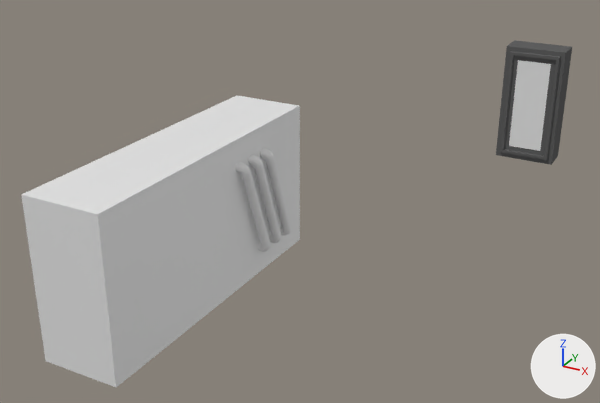
An edit to the Blender file NGJ_18/Assets/SU_Folder/blender files.blend, drawn before and after from the same camera.
Before and after are seen from a 50 mm camera at (5.18, -14.41, 4.3) aimed at (-0.14, -4.73, -0.54). The lights are fixed; the arrows at lower right show +X, +Y and +Z. The same objects are shown in both versions, whatever each file hides.

Objects in the first picture: 'Door', 'Wall1', 'Wall2'.
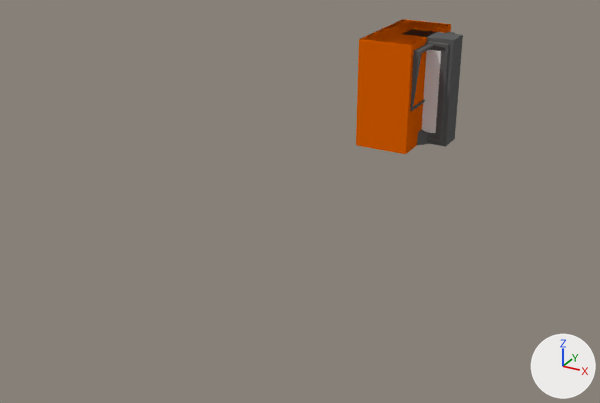
Where the newer file only moved an object's origin or applied its transform, the numbers keep the older frame.

The change, as a diff of the scene's bpy script:
```diff
--- a/NGJ_18/Assets/SU_Folder/blender files.blend.py
+++ b/NGJ_18/Assets/SU_Folder/blender files.blend.py
@@ me_cube_017 @@
 me_cube_017.from_pydata(...)  # 8 vertices, 6 faces; spans x -0.5..0.5, y -1.0..1.0, z -1.0..1.0
+me_cube_017.materials.append(mat_material_002)  # orange #e76300
@@ me_cube_013 @@
 me_cube_013.from_pydata(...)  # 48 vertices, 50 faces; spans x -0.5..0.5, y -1.17..1.17, z -1.0..1.0
 # used by ob_door; location = (1.95, 0.0, 0.0); scale = (1.0, 0.25, 1.0)
+# me_cube_013 part 1: the whole mesh is moved by (-1.95, 0.0, 0.0)
 me_cube_013.materials.append(mat_material)
@@ me_cube_009 @@
 me_cube_009.from_pydata(...)  # 56 vertices, 51 faces; spans x -1.0..0.15, y -1.0..1.0, z -1.0..1.0
 # used by ob_wall5; location = (0.0, 0.0, 0.0)
+# me_cube_009 part 2: 14 of the faces centred in x -1.0..0.0, y 0.0..1.0, z -1.0..1.0 switch from no material to mat_material_002 (orange #e76300)
+# me_cube_009 part 3: 5 of the faces centred in x -1.0..0.0, y -1.0..-0.74, z 0.0..1.0 switch from no material to mat_material_002 (orange #e76300)
+# me_cube_009 part 4: 3 of the faces centred in x -0.5..0.0, y -0.88..-0.58, z -1.0..-0.6 switch from no material to mat_material_002 (orange #e76300)
+# me_cube_009 part 5: 29 of the faces centred in x -0.48..0.15, y -0.89..0.89, z -1.0..0.89 switch from no material to mat_material_001 (dark grey #616161)
@@ ob_wall1 @@
 ob_wall1 = bpy.data.objects.new('Wall1', me_cube_017)
-ob_wall1.location = (-0.5, -8.0, 0.0)
+ob_wall1.location = (-0.5, 0.03, 0.0)
@@ ob_wall2 @@
-ob_wall2 = bpy.data.objects.new('Wall2', me_cube_015)
-ob_wall2.location = (-0.5, -6.0, 0.0)
+ob_wall2 = bpy.data.objects.new('Wall2', me_cube_009)
+ob_wall2.location = (0.0, 0.0, 0.0)
```

Pixel boxes [x1, y1, x2, y2] of what changed, in the pictures (600 x 403 px):
'Wall1', recoloured, moved: before [21, 137, 222, 387]; after [362, 19, 451, 154]
'Wall2', recoloured, reshaped, moved (35% narrower, 35% shorter): before [148, 96, 300, 302]; after [356, 20, 455, 154]
'Door', mesh moved: before [496, 40, 572, 165]; after [403, 29, 463, 147]
part 2 of me_cube_009, recoloured: after [365, 20, 451, 132]
part 3 of me_cube_009, recoloured (orange): after [356, 37, 418, 154]
part 4 of me_cube_009, recoloured: after [406, 109, 418, 153]
part 5 of me_cube_009, recoloured: after [410, 32, 455, 145]
